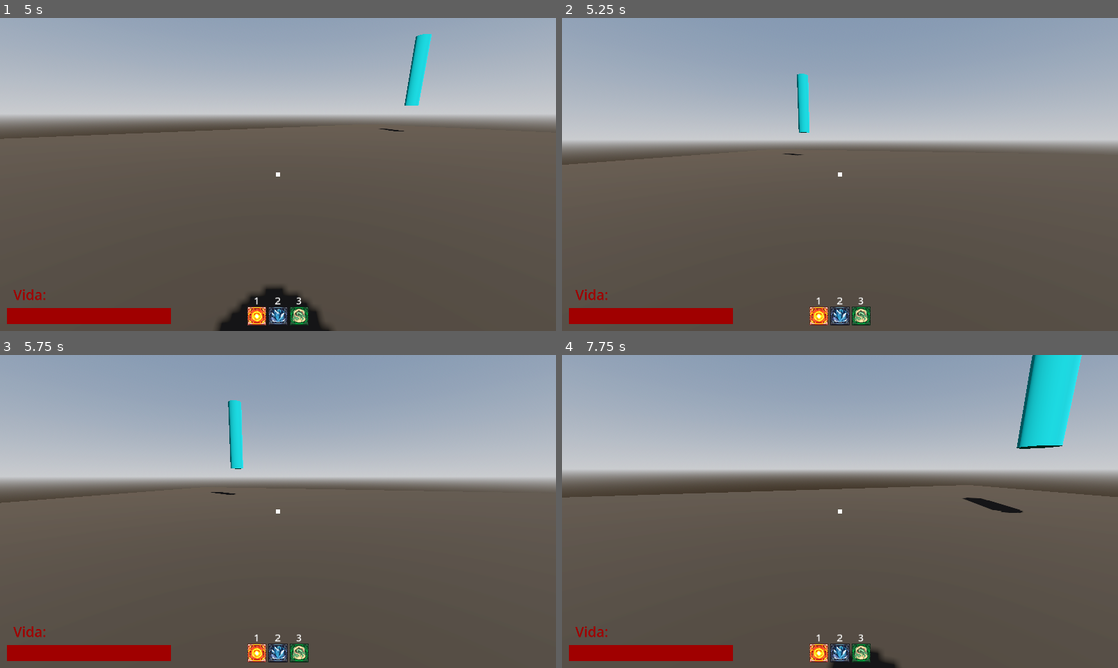
Above: before the commit, frames 1-4 (two rows, left to right).
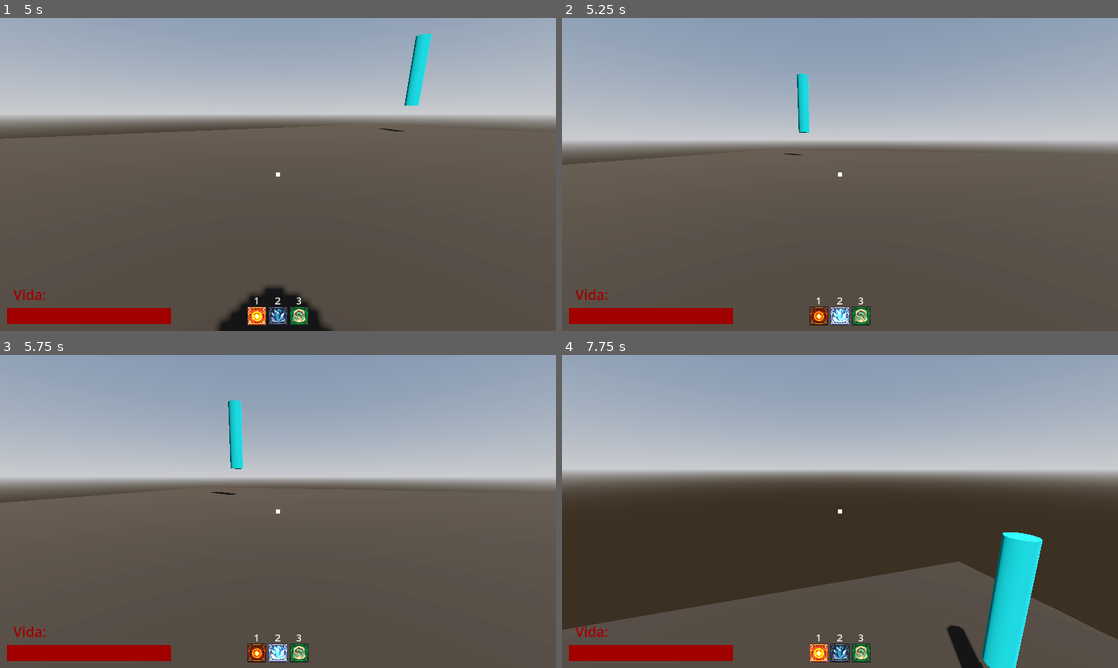
Above: after the commit, the same moments.

Repository: Isaaa43/Saudavel-e-Balanceado
Game: Godot game, scene res://cenas/main_game.tscn
Same seed, same stepped clock (60 frames per second), same inputs: the game is played once before the commit and once after it.
Inputs (mouse positions are in pixels of both pictures, inside the frame that each line leads up to):
- Up to frame 1 (5 s): click (278, 224) at 0.52 s; type "Alex" at 0.6 s; click "Jogar" at 1.25 s; click "Host" at 2 s; click "Começar Partida" at 2.75 s; tap Enter at 3.5 s; move the mouse to (400, 158) at 3.52 s; hold D (direita) 3.53-4.28 s; click (400, 158) at 3.6 s; tap Space (pular) at 3.77, 4.52 s; move the mouse to (250, 174) at 4.27 s; hold W (frente) from 4.28 s (still down); tap 1 at 4.35 s
- Up to frame 2 (5.25 s): keep holding W (frente); move the mouse to (851, 168) at 5.02 s; tap 2 at 5.1 s
- Up to frame 3 (5.75 s): keep holding W (frente)
- Up to frame 4 (7.75 s): keep holding W (frente); tap Space (pular) at 5.75, 6.02, 6.77, 7.52 s; move the mouse to (834, 517) at 5.77 s; tap 3 at 5.85 s; click (834, 517) at 5.92 s; move the mouse to (878, 514) at 6.52 s; click (878, 514) at 6.6 s; move the mouse to (795, 508) at 7.27 s; tap 1 at 7.35 s

Frame 1 is identical in both runs. In frame 2, 0.4% of the frame differs, in the area x 44-52%, y 92-99%; in frame 3, 0.4%; in frame 4, 39%, in the area x 0-100%, y 0-100%.
Error before the commit: Invalid access to property or key 'hud' on a base object of type 'CharacterBody3D (Jogador)'. (res://scripts/game/characters/lancador_feiticos.gd:32)

Commit message:
fix: hud e dano label
Arrumado label 3d de dano para seguir o movimento do jogador
Arrumado selecionar feitiço

Diff:
--- a/luta-magos/cenas/game/characters/jogador.tscn
+++ b/luta-magos/cenas/game/characters/jogador.tscn
@@ -33,18 +33,9 @@
 script = ExtResource("1_30vjq")
 sistema_vida = NodePath("SistemaVida")
 
-[node name="SistemaVida" type="Node" parent="." unique_id=1401696473]
+[node name="SistemaVida" type="Node" parent="." unique_id=1401696473 node_paths=PackedStringArray("label_dano")]
 script = ExtResource("2_s8iyn")
-
-[node name="LabelDano" type="Label3D" parent="SistemaVida" unique_id=1477714311]
-transform = Transform3D(1, 0, 0, 0, 1, 0, 0, 0, 1, 0, 2.4275663, 0)
-visible = false
-billboard = 2
-outline_modulate = Color(0.8328558, 0, 0.121190645, 1)
-text = "Dano:
-"
-font_size = 50
-outline_size = 16
+label_dano = NodePath("../LabelDano")
 
 [node name="CollisionShape3D" type="CollisionShape3D" parent="." unique_id=531717979]
 transform = Transform3D(1, 0, 0, 0, 1, 0, 0, 0, 1, 0, 1, 0)
@@ -89,5 +80,15 @@
 text = "Nome"
 font_size = 40
 
+[node name="LabelDano" type="Label3D" parent="." unique_id=1477714311]
+transform = Transform3D(1, 0, 0, 0, 1, 0, 0, 0, 1, 0, 2.4275663, 0)
+visible = false
+billboard = 2
+outline_modulate = Color(0.8328558, 0, 0.121190645, 1)
+text = "Dano:
+"
+font_size = 50
+outline_size = 16
+
 [node name="MultiplayerSynchronizer" type="MultiplayerSynchronizer" parent="." unique_id=1203761034]
 replication_config = SubResource("SceneReplicationConfig_s5tbn")
--- a/luta-magos/scripts/game/UI/ui_adm.gd
+++ b/luta-magos/scripts/game/UI/ui_adm.gd
@@ -13,3 +13,6 @@
 
 	# mudanca de vida na hud
 	jogador.sistema_vida.mudanca_vida.connect(hud.mostrar_vida)
+
+	# TODO: arrumar
+	jogador.lancador_feiticos.hud_jogador = hud
--- a/luta-magos/scripts/game/characters/lancador_feiticos.gd
+++ b/luta-magos/scripts/game/characters/lancador_feiticos.gd
@@ -5,7 +5,6 @@
 
 @onready var ray_cast_visao: RayCast3D = $RayCast3D
 # TODO: temp
-@onready var jogador: Jogador = $"../../.."
 var hud_jogador: HUDJogador
 
 var _cooldowns: Dictionary = {}
@@ -27,10 +26,6 @@
 		_escolher_feitico()
 
 func _selecionar(id: int) -> void:
-	# TODO: arrumar isso
-	if not hud_jogador:
-		hud_jogador = jogador.hud
-
 	selecao_feitico_id = id
 	hud_jogador.selecionar_magia(id)
 
